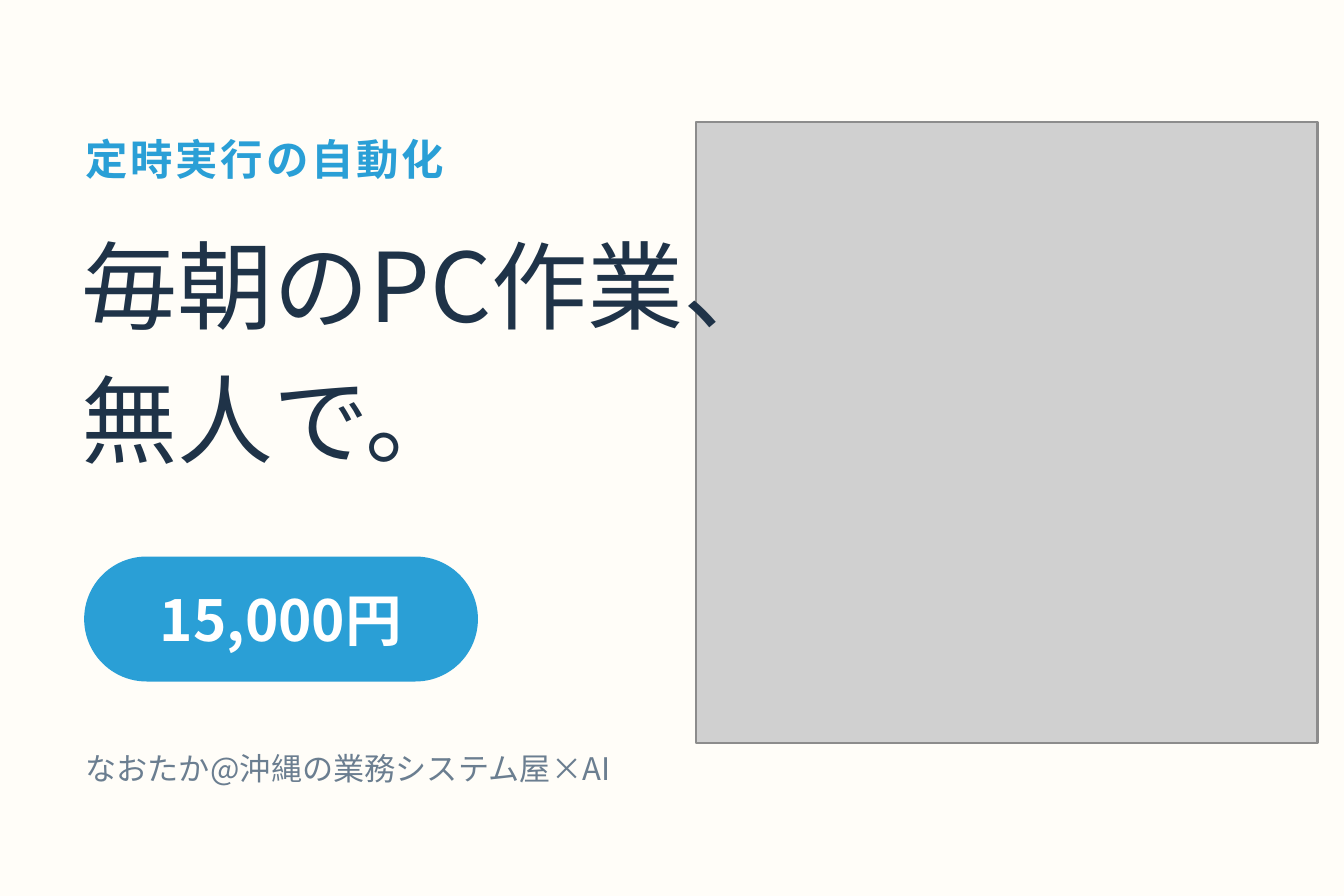
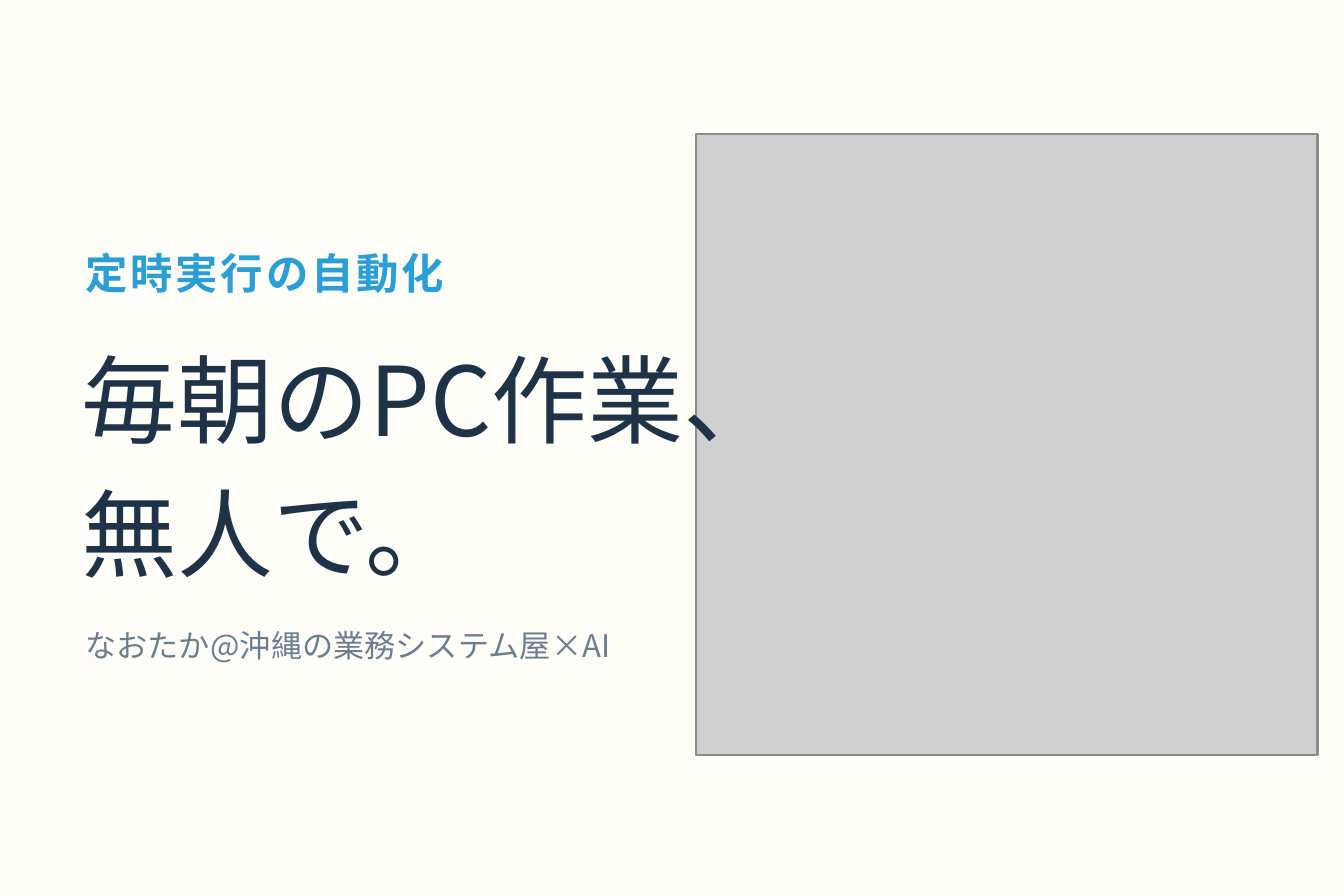
Before and after one commit to oshima0627/skill-libecity, a slide deck: slide 1 of listings/assets/pptx/02-teiji-jikko.pptx. Drawn at 1344x896 pixels with LibreOffice and Linux fonts; fonts in the diff are those of the drawing; grey boxes stand for pictures. Boxes give left, top, right and bottom in pixels: in the first picture for what was removed or moved away, otherwise in the second. Text is boxed around its words. In the diff, an @@ line names an element or a change of style, - is before the commit and + after.

```diff
--- a/listings/assets/pptx/02-teiji-jikko.pptx
+++ b/listings/assets/pptx/02-teiji-jikko.pptx
@@ picture: place and size @@
-picture at [696,122,1318,743]
+picture at [696,134,1318,755]
@@ text "定時実行の自動化": place and size @@
-text "定時実行の自動化" at [85,138,444,179]
+text "定時実行の自動化" at [85,252,444,293]
@@ text "毎朝のPC作業、": place and size @@
-text "毎朝のPC作業、" at [81,224,779,464]
+text "毎朝のPC作業、" at [81,338,779,578]
@@ rounded rectangle removed at [86,558,477,680] @@
@@ text removed at [160,596,402,653] @@
-15,000円
@@ text "なおたか@沖縄の業務システム屋×AI": place and size @@
-text "なおたか@沖縄の業務システム屋×AI" at [85,754,610,786]
+text "なおたか@沖縄の業務システム屋×AI" at [85,631,610,663]
```
Also in this commit, not shown: 14 other files.
